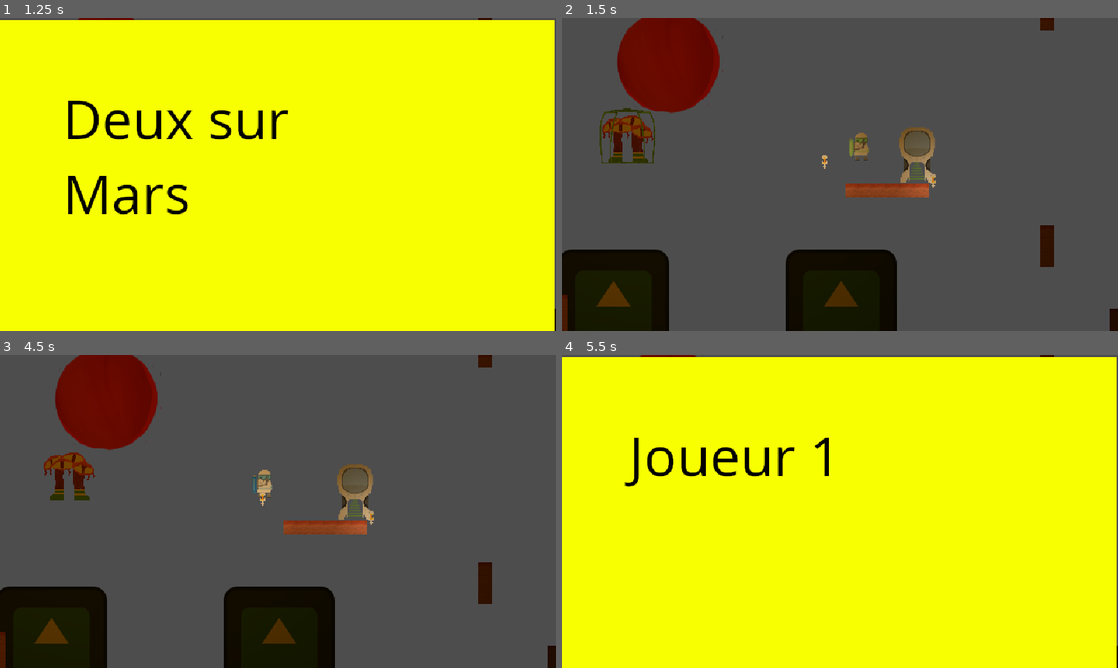
Above: before the commit, frames 1-4 (two rows, left to right).
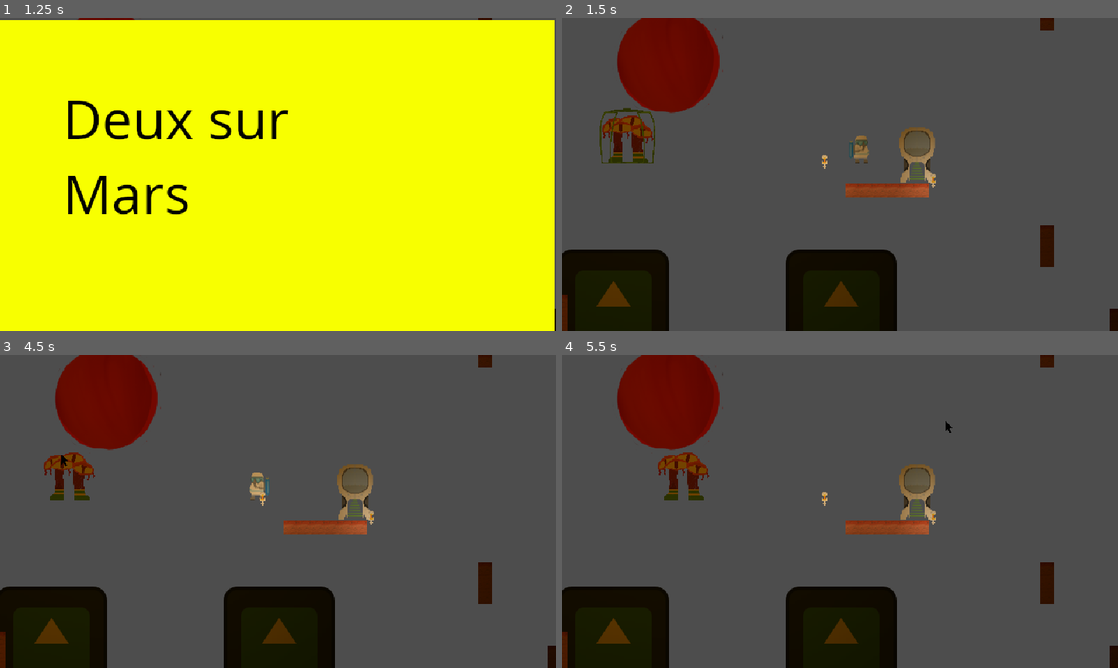
Above: after the commit, the same moments.

Repository: LeResteDuMonde/GameJamPSU
Game: Godot game, scene res://scene/Main.tscn
Same seed, same stepped clock (60 frames per second), same inputs: the game is played once before the commit and once after it. The engine's default icon, where the game draws it, is replaced by a stand-in: a white triangle on a blue panel in a dark square.
Inputs (mouse positions are in pixels of both pictures, inside the frame that each line leads up to):
- Up to frame 1 (1.25 s): tap Enter at 0.5 s; move the mouse to (400, 158) at 0.52 s; hold D (right) from 0.53 s (still down); hold Space (jump) from 0.53 s (still down)
- Up to frame 2 (1.5 s): keep holding D (right); move the mouse to (728, 190) at 1.27 s; release Space (jump) at 1.28 s; click (728, 190) at 1.35 s
- Up to frame 3 (4.5 s): tap Space (jump) at 1.52, 1.55, 1.82, 3.02, 3.05, 3.32 s; move the mouse to (333, 442) at 2.02 s; release D (right) at 2.03 s; hold A (left) 2.03-2.78 s; hold Space (jump) 2.03-2.78 s; tap Enter at 2.75 s; move the mouse to (250, 574) at 2.77 s; hold D (right) 2.78-4.28 s; click (250, 574) at 2.85 s; move the mouse to (444, 558) at 3.52 s; hold Space (jump) 3.53-4.28 s; move the mouse to (111, 464) at 4.27 s; hold A (left) from 4.28 s (still down); click (111, 464) at 4.35 s
- Up to frame 4 (5.5 s): tap Space (jump) at 4.52, 4.55, 4.82 s; move the mouse to (867, 511) at 5.02 s; release A (left) at 5.03 s; hold D (right) from 5.03 s (still down); hold Space (jump) from 5.03 s (still down)

Frame 1 is identical in both runs. In frame 2, 0.2% of the frame differs, in the area x 51-56%, y 36-47%; in frame 3, 0.3%; in frame 4, 99%, in the area x 0-100%, y 0-100%.
Error before the commit: Invalid assignment of property or key 'visible' with value of type 'bool' on a base object of type 'null instance'. (res://script/player.gd:68)

Commit message:
player anim

Diff:
--- /dev/null
+++ b/animation/player1.tres
@@ -0,0 +1,39 @@
+[gd_resource type="SpriteFrames" load_steps=5 format=3 uid="uid://tl85fq14y76s"]
+
+[ext_resource type="Texture2D" uid="uid://djnl2rvs2cetu" path="res://sprite/spritePlayer2.png" id="1_qi5h0"]
+[ext_resource type="Texture2D" uid="uid://d0kjodgarx1p" path="res://sprite/spritePlayer2Landing.png" id="2_dn73j"]
+[ext_resource type="Texture2D" uid="uid://dokipmyvcpy64" path="res://sprite/spritePlayer2Walking1.png" id="3_tb6uw"]
+[ext_resource type="Texture2D" uid="uid://c6axna6t38yom" path="res://sprite/spritePlayer2Walking2.png" id="4_0cldh"]
+
+[resource]
+animations = [{
+"frames": [{
+"duration": 1.0,
+"texture": ExtResource("1_qi5h0")
+}],
+"loop": true,
+"name": &"default",
+"speed": 5.0
+}, {
+"frames": [{
+"duration": 1.0,
+"texture": ExtResource("2_dn73j")
+}, {
+"duration": 1.0,
+"texture": ExtResource("2_dn73j")
+}],
+"loop": true,
+"name": &"landing",
+"speed": 5.0
+}, {
+"frames": [{
+"duration": 1.0,
+"texture": ExtResource("3_tb6uw")
+}, {
+"duration": 1.0,
+"texture": ExtResource("4_0cldh")
+}],
+"loop": true,
+"name": &"walking",
+"speed": 5.0
+}]
--- /dev/null
+++ b/animation/player2.tres
@@ -0,0 +1,36 @@
+[gd_resource type="SpriteFrames" load_steps=5 format=3 uid="uid://cmg72obyvdc0l"]
+
+[ext_resource type="Texture2D" uid="uid://bv5m0xdfeeagp" path="res://sprite/spritePlayer1.png" id="1_pqkv5"]
+[ext_resource type="Texture2D" uid="uid://b7vmamhauiwkt" path="res://sprite/spritePlayer1Landing.png" id="2_tc2x1"]
+[ext_resource type="Texture2D" uid="uid://yy5rancwi6rc" path="res://sprite/spritePlayer1Walking1.png" id="3_fhmyn"]
+[ext_resource type="Texture2D" uid="uid://7s3cjw7f0dyb" path="res://sprite/spritePlayer1Walking2.png" id="4_jayyk"]
+
+[resource]
+animations = [{
+"frames": [{
+"duration": 1.0,
+"texture": ExtResource("1_pqkv5")
+}],
+"loop": true,
+"name": &"default",
+"speed": 5.0
+}, {
+"frames": [{
+"duration": 1.0,
+"texture": ExtResource("2_tc2x1")
+}],
+"loop": true,
+"name": &"landing",
+"speed": 5.0
+}, {
+"frames": [{
+"duration": 1.0,
+"texture": ExtResource("3_fhmyn")
+}, {
+"duration": 1.0,
+"texture": ExtResource("4_jayyk")
+}],
+"loop": true,
+"name": &"walking",
+"speed": 5.0
+}]
--- a/scene/Player.tscn
+++ b/scene/Player.tscn
@@ -1,8 +1,9 @@
-[gd_scene load_steps=7 format=3 uid="uid://3n3atoqehe5u"]
+[gd_scene load_steps=8 format=3 uid="uid://3n3atoqehe5u"]
 
 [ext_resource type="Script" path="res://script/player.gd" id="1_mceob"]
-[ext_resource type="Texture2D" uid="uid://bv5m0xdfeeagp" path="res://sprite/spritePlayer1.png" id="2_mscmd"]
+[ext_resource type="SpriteFrames" uid="uid://tl85fq14y76s" path="res://animation/player1.tres" id="2_x6hji"]
 [ext_resource type="Script" path="res://script/deletableArea.gd" id="3_r48kp"]
+[ext_resource type="SpriteFrames" uid="uid://d3fhtgen6qju1" path="res://animation/bootsFlame.tres" id="4_pk4dr"]
 
 [sub_resource type="RectangleShape2D" id="RectangleShape2D_2dxre"]
 size = Vector2(20, 32)
@@ -18,9 +19,6 @@
 
 [node name="CollisionShape2D" type="CollisionShape2D" parent="."]
 shape = SubResource("RectangleShape2D_2dxre")
-
-[node name="Sprite2D" type="Sprite2D" parent="."]
-texture = ExtResource("2_mscmd")
 
 [node name="oxigene" type="Node2D" parent="." groups=["oxygene"]]
 
@@ -39,3 +37,12 @@
 [node name="CollisionShape2D" type="CollisionShape2D" parent="boots/Area2D"]
 position = Vector2(5, 14.5)
 shape = SubResource("RectangleShape2D_i8880")
+
+[node name="Sprites" type="Node2D" parent="."]
+
+[node name="Flame" type="AnimatedSprite2D" parent="Sprites"]
+position = Vector2(5, 18)
+sprite_frames = ExtResource("4_pk4dr")
+
+[node name="Body" type="AnimatedSprite2D" parent="Sprites"]
+sprite_frames = ExtResource("2_x6hji")
--- a/script/manager/playerManager.gd
+++ b/script/manager/playerManager.gd
@@ -18,11 +18,11 @@
 #	player = playerS.instantiate()
 #	GameManager.main.add_child(player)
 
-var player1Sprite = preload("res://sprite/spritePlayer1.png")
-var player2Sprite = preload("res://sprite/spritePlayer2.png")
+var player1 = preload("res://animation/player1.tres")
+var player2 = preload("res://animation/player2.tres")
 
 func setPlayer(nb):
 	if nb == 1:
-		player.get_node("Sprite2D").set_texture(player1Sprite)
+		player.get_node("Sprites/Body").sprite_frames = player1
 	elif nb == 2:
-		player.get_node("Sprite2D").set_texture(player2Sprite)
+		player.get_node("Sprites/Body").sprite_frames = player2
--- a/script/player.gd
+++ b/script/player.gd
@@ -10,8 +10,11 @@
 
 var isJumping = true
 
-@onready var bootsFlame = $BootsFlame
+var landed = false
 
+@onready var bootsFlame = $Sprites/Flame
+@onready var sprite = $Sprites/Body
+@onready var sprites = $Sprites
 # Get the gravity from the project settings to be synced with RigidBody nodes.
 var gravity = ProjectSettings.get_setting("physics/2d/default_gravity")
 func _physics_process(delta):
@@ -22,12 +25,21 @@
 
 func move(delta, direction, jump):
 
+	if (is_on_floor() and (not landed)):
+#		sprite.play("landing")
+		landed = true
+	else : landed = is_on_floor()
+
 	if(jumpIsAnalogic) : analogicJump(delta,jump)
 	else : jump(delta,jump)
 
 	if direction:
+		if is_on_floor(): sprite.play("walking")
+		else : sprite.play("default")
 		velocity.x = direction * SPEED
+		sprites.scale.x = 1 if direction > 0 else -1
 	else:
+		sprite.play("default")
 		velocity.x = move_toward(velocity.x, 0, SPEED)
 
 	move_and_slide()
Not shown: 1 places in scene/Main.tscn that only renumber resources
Binary file added: sprite/oxygenExplosion1.png
Not shown, added: sprite/oxygenExplosion1.png.import
Binary file added: sprite/oxygenExplosion2.png
Not shown, added: sprite/oxygenExplosion2.png.import
Binary file added: sprite/oxygenExplosion3.png
Not shown, added: sprite/oxygenExplosion3.png.import
Binary file added: sprite/oxygenExplosion4.png
Not shown, added: sprite/oxygenExplosion4.png.import
Binary file added: sprite/oxygenExplosion5.png
Not shown, added: sprite/oxygenExplosion5.png.import
Binary file added: sprite/spritePlayer1Landing.png
(and 11 more such lines)
